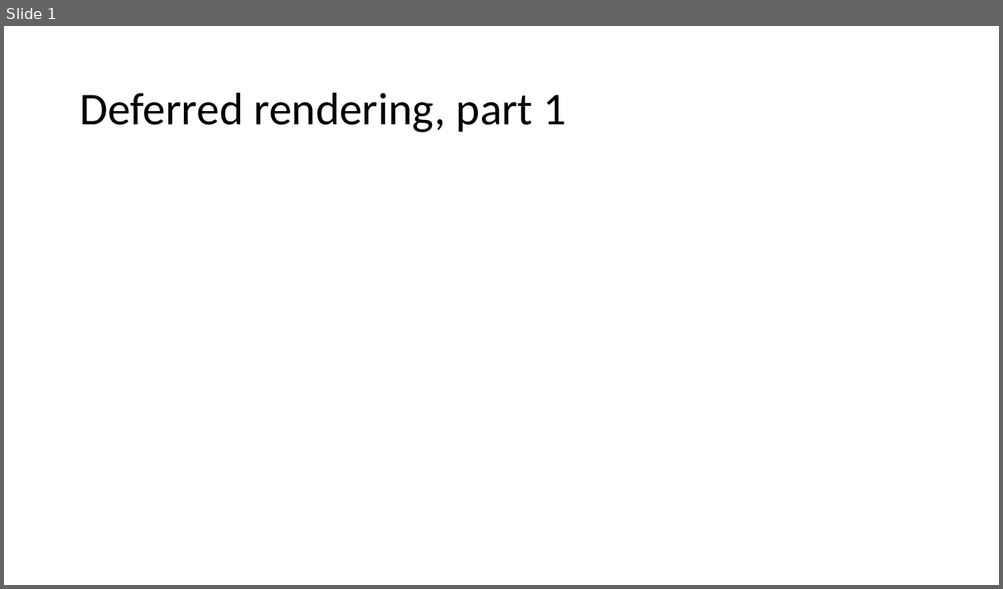
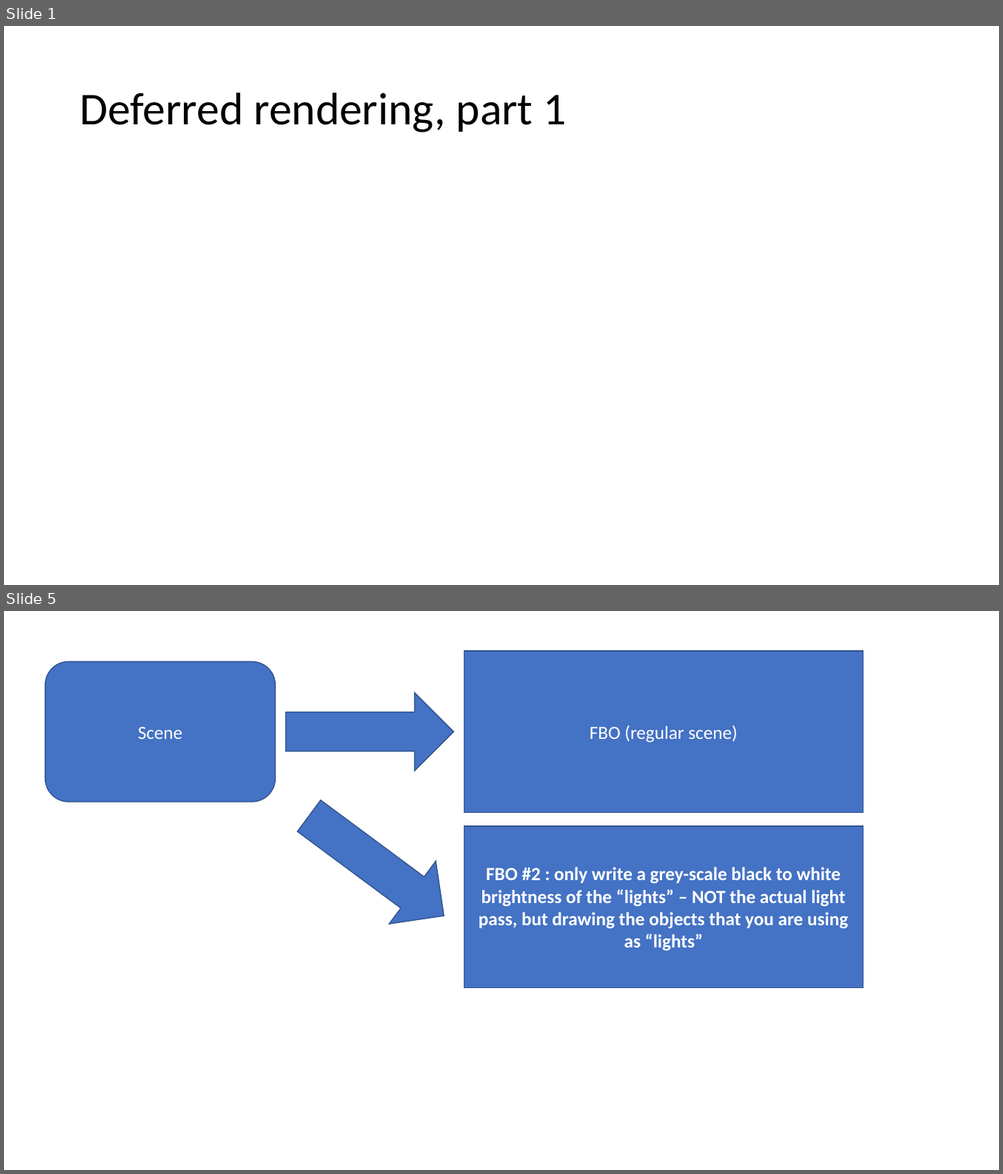
Before and after one commit to FeeneyCodes/GDP202324, a slide deck: 6020_Graph_2/D2D/Week_05 (2nd pass)/2nd pass effects.pptx. Shown one above the other, each under a label of ours: slide 1 before the commit, slides 1 and 5 after it; the slides between them are not shown. The pictures are 1003x589 and 1003x1174 pixels, drawn with LibreOffice and Linux fonts; fonts in the diff are those of the drawing. Boxes give left, top, right and bottom in pixels: in the first picture for what was removed or moved away, otherwise in the second. Text is boxed around its words. In the diff, an @@ line names an element or a change of style, - is before the commit and + after.

Commit message:
2nd pass effects

```diff
--- a/6020_Graph_2/D2D/Week_05 (2nd pass)/2nd pass effects.pptx
+++ b/6020_Graph_2/D2D/Week_05 (2nd pass)/2nd pass effects.pptx
@@ slide 5 added at [4,611,999,1170], background #FFFFFF @@
@@ rectangle added at [464,651,864,813], fill #4472C4, outline #325491 1 pt, 18 pt, text #FFFFFF @@
+FBO (regular scene)
@@ rounded rectangle added at [45,662,275,802], fill #4472C4, outline #325491 1 pt, 18 pt, text #FFFFFF @@
+Scene
@@ right arrow added at [286,693,454,772], fill #4472C4, outline #325491 1 pt @@
@@ right arrow added at [286,784,467,947], fill #4472C4, outline #325491 1 pt @@
@@ rectangle added at [464,826,864,988], fill #4472C4, outline #325491 1 pt, 18 pt, text #FFFFFF, bold @@
+FBO #2 : only write a grey-scale black to white brightness of the “lights” – NOT the actual light pass, but drawing the objects that you are using as “lights”
```
Also in this commit, not shown: 4 other slides added, 3 slides removed, 4 other files.
